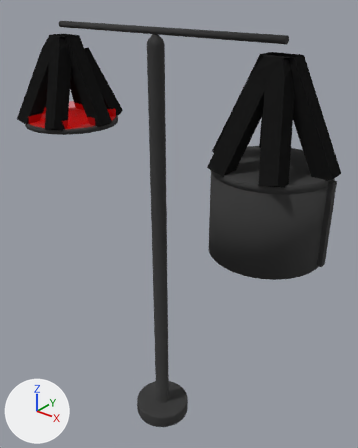
An edit to the Blender file blender_models/Machines/Scale.blend, drawn before and after from the same camera.
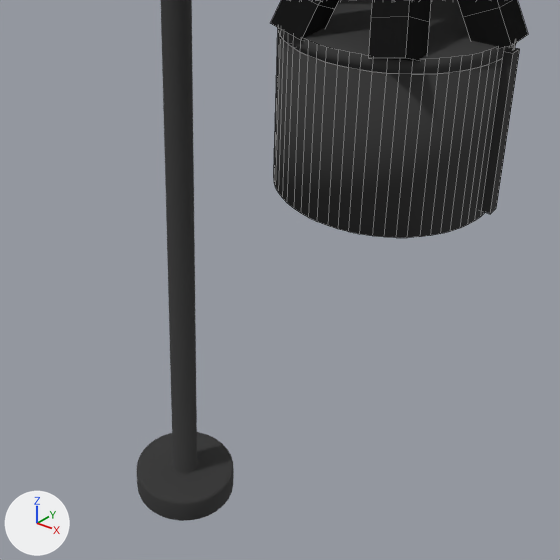
Old and new are each drawn whole from a 50 mm camera at (0.962, -1.099, 1.517) aimed at (0.025, 0.073, 0.79) and again close up on the part from 18% to 100% of the width and 35% to 100% of the height. Every picture has the same lights, and +X, +Y and +Z are marked at lower left. The close-ups show mesh edges as thin lines.

Names of what the first close-up shows: 'Base', 'Plate.001', 'Plate.002', 'RopesRight'.
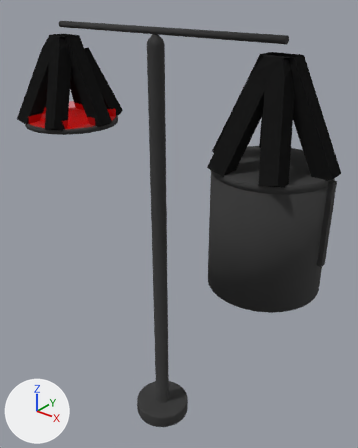
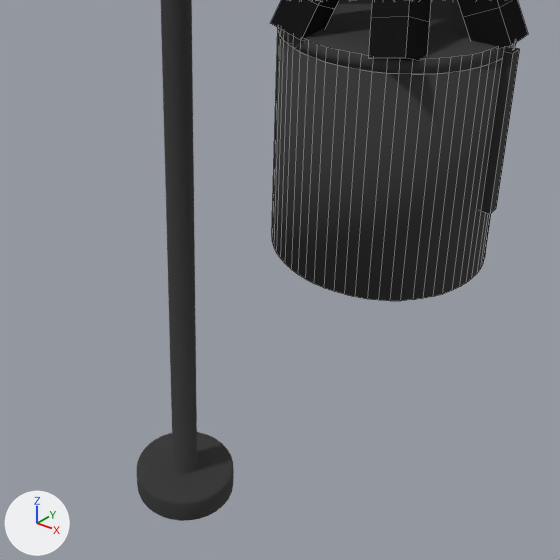
Where the change shows, as pixel boxes (x1, y1, x2, y2) in the close-ups (560 x 560 px):
'Plate.001', reshaped (30% taller): before (274, 32, 516, 238); after (272, 32, 516, 301)

What changed in the scene script:
```text
Change me_cylinder_006:
    where me_cylinder_006.from_pydata(...)  # 256 vertices, 194 faces; spans x -0.157..0.157, y -0.157..0.157, z -0.52..-0.29
    used by ob_plate_001; location = (0.39, 0.0, 1.37)
    me_cylinder_006 part 1: all 128 vertices in x -0.157..0.157, y -0.157..0.157, z -0.52..-0.5 are moved by (0.0, 0.0, -0.1)
```
